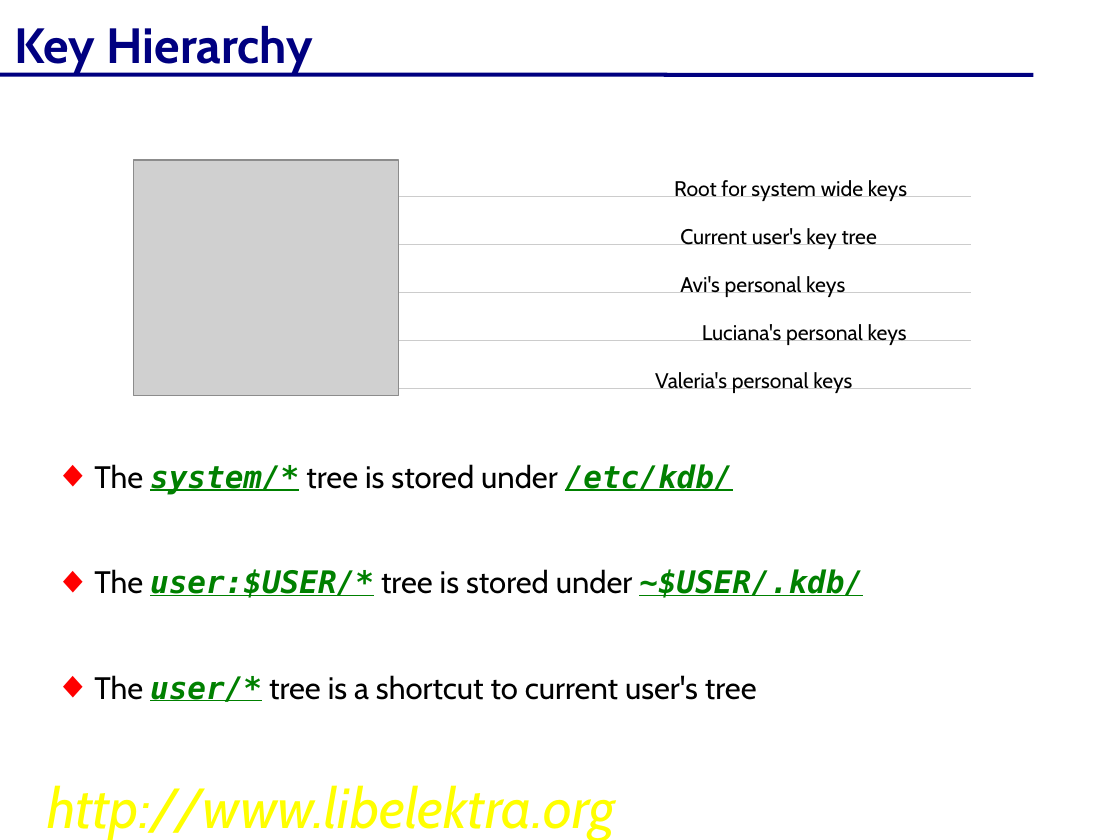
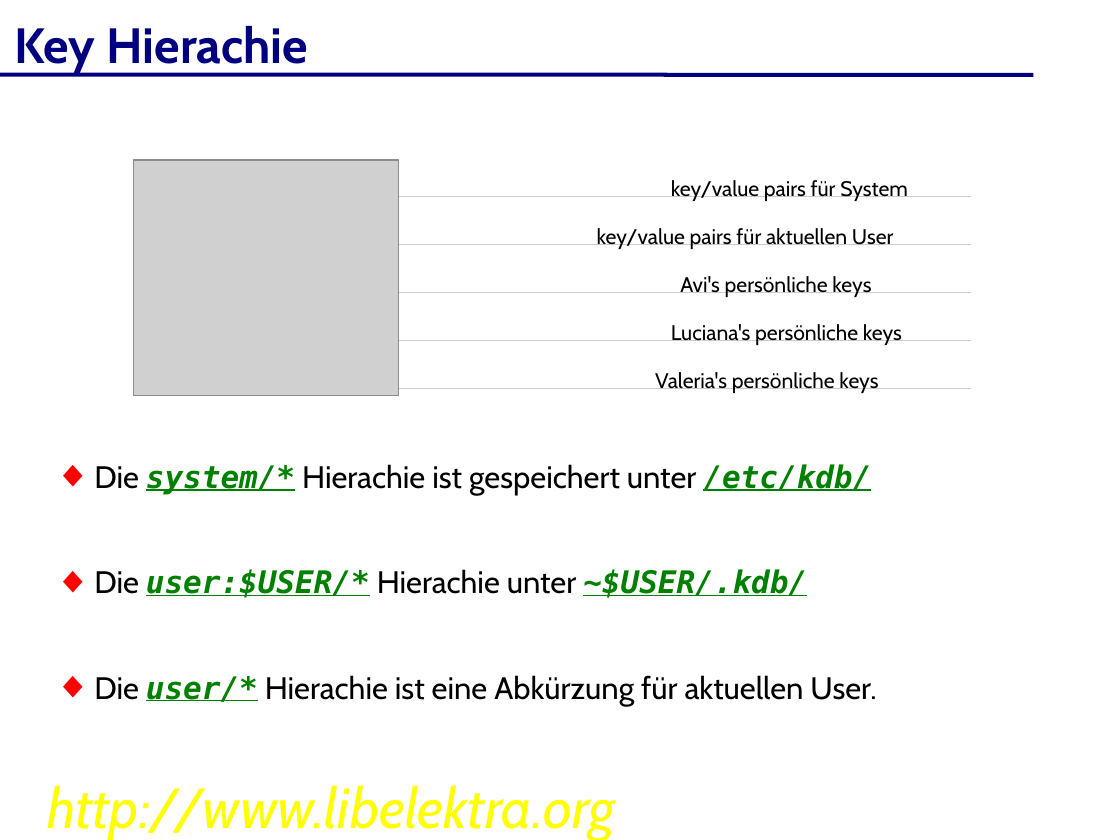
Before and after one commit to ElektraInitiative/libelektra, a slide deck: slide 12 of doc/elektra-de.odp. Drawn at 1120x840 pixels with LibreOffice and Linux fonts; fonts in the diff are those of the drawing; grey boxes stand for pictures; background and template pictures are left out. Boxes give left, top, right and bottom in pixels: in the first picture for what was removed or moved away, otherwise in the second. Text is boxed around its words. In the diff, an @@ line names an element or a change of style, - is before the commit and + after.

```diff
--- a/doc/elektra-de.odp
+++ b/doc/elektra-de.odp
@@ text at [15, 26, 308, 74]: text changed @@
-Key Hierarchy
+Key Hierachie
@@ text at [671, 180, 908, 201]: text changed @@
-Root for system wide keys
+key/value pairs für System
@@ text added at [597, 228, 893, 249], 15 pt, text #000000 @@
+key/value pairs für aktuellen User
@@ text removed at [680, 228, 877, 249] @@
-Current user's key tree
@@ text at [680, 276, 871, 297]: text changed @@
-Avi's personal keys
+Avi's persönliche keys
@@ text at [671, 324, 902, 345]: text changed @@
-Luciana's personal keys
+Luciana's persönliche keys
@@ text at [655, 372, 878, 393]: text changed @@
-Valeria's personal keys
+Valeria's persönliche keys
@@ text at [94, 464, 876, 706]: text changed @@
-◆ The system/* tree is stored under /etc/kdb/
-◆ The user:$USER/* tree is stored under ~$USER/.kdb/
-◆ The user/* tree is a shortcut to current user's tree
+◆ Die system/* Hierachie ist gespeichert unter /etc/kdb/
+◆ Die user:$USER/* Hierachie unter ~$USER/.kdb/
+◆ Die user/* Hierachie ist eine Abkürzung für aktuellen User.
```
Also in this commit, not shown: 25 other slides changed, 12 slides added, 11 slides removed.
